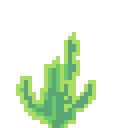
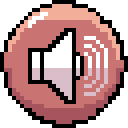
Layered file, before and after one edit (128×128). Changes by layer:
added layer "Music_Icon_oOn" above "Horizontal_Pannel" over [28, 28, 108, 104]
added layer "UI_Button_BG_Brown" above "UI_Button_BG" over [0, 0, 128, 128]
hid "Weed" over [16, 32, 96, 128]
